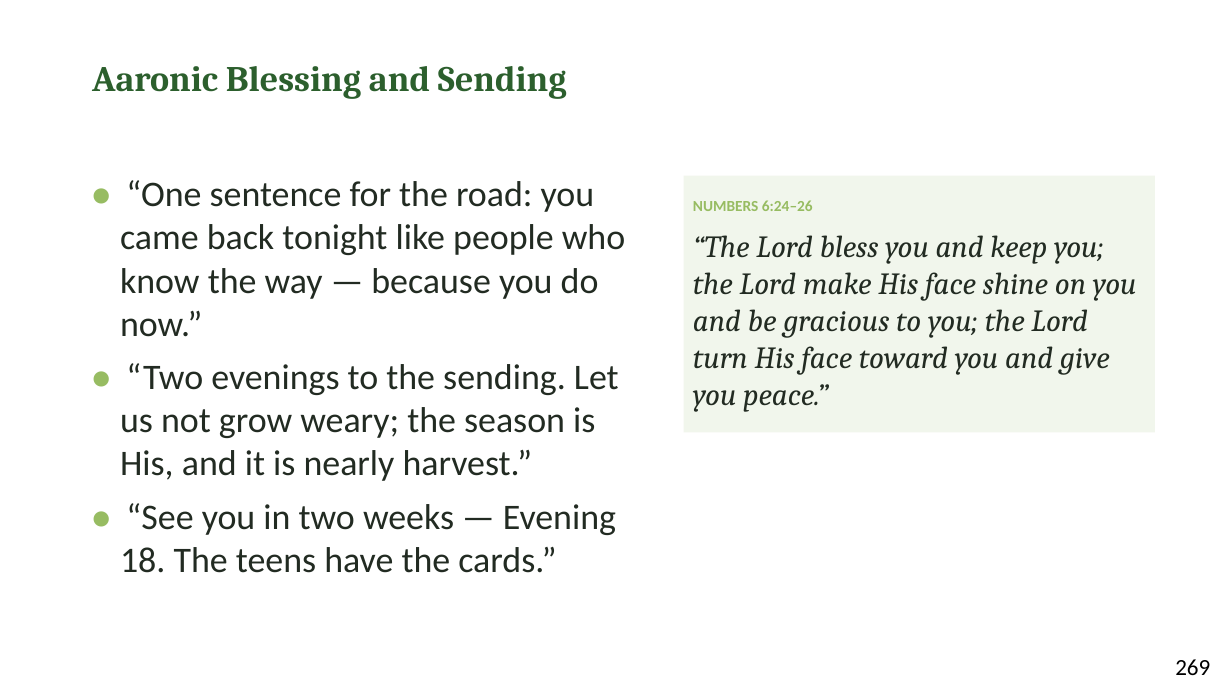
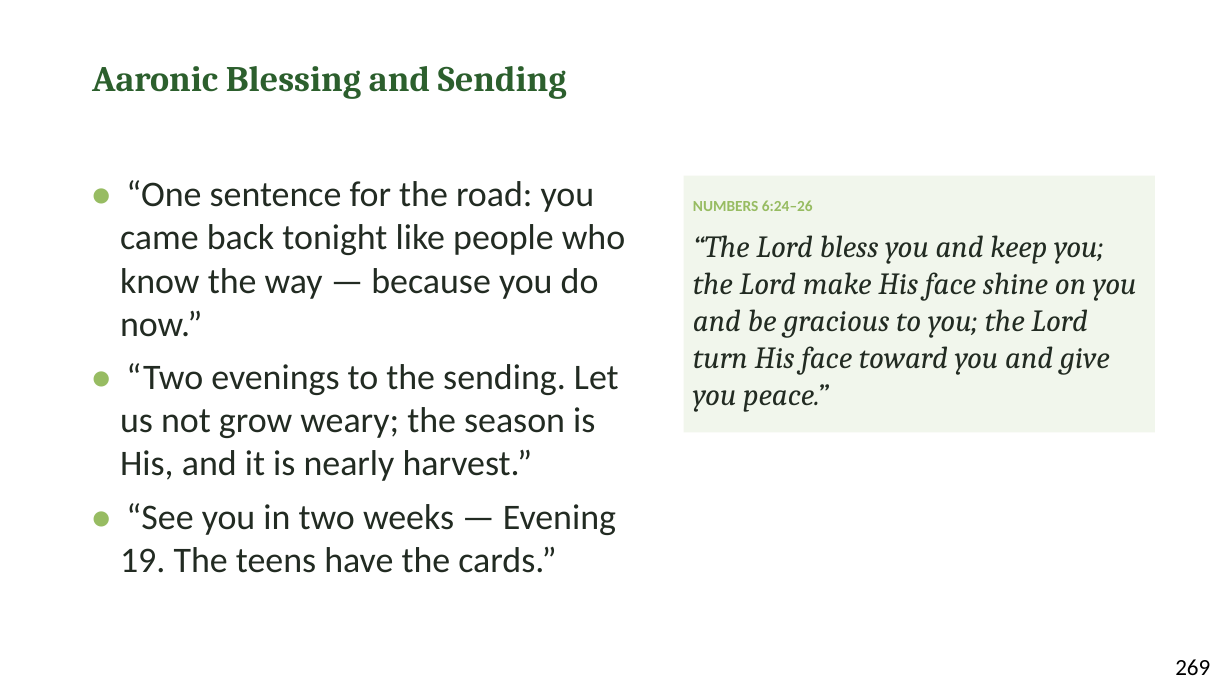
Before and after one commit to jgtittle-ministries/fellowship-of-the-heart-pilot-at-cca-dev, a slide deck: slide 15 of _implementation-notes/evening-series/FotH Evening Session 18 Slides DRAFT v1.pptx. Drawn at 1232x693 pixels with LibreOffice and Linux fonts; fonts in the diff are those of the drawing. Boxes give left, top, right and bottom in pixels: in the first picture for what was removed or moved away, otherwise in the second. Text is boxed around its words. In the diff, an @@ line names an element or a change of style, - is before the commit and + after.

```diff
--- a/_implementation-notes/evening-series/FotH Evening Session 18 Slides DRAFT v1.pptx
+++ b/_implementation-notes/evening-series/FotH Evening Session 18 Slides DRAFT v1.pptx
@@ text at [120, 503, 616, 573]: text changed @@
-• “See you in two weeks — Evening 18. The teens have the cards.”
+• “See you in two weeks — Evening 19. The teens have the cards.”
```
Also in this commit, not shown: 5 other slides changed, 52 other files.
